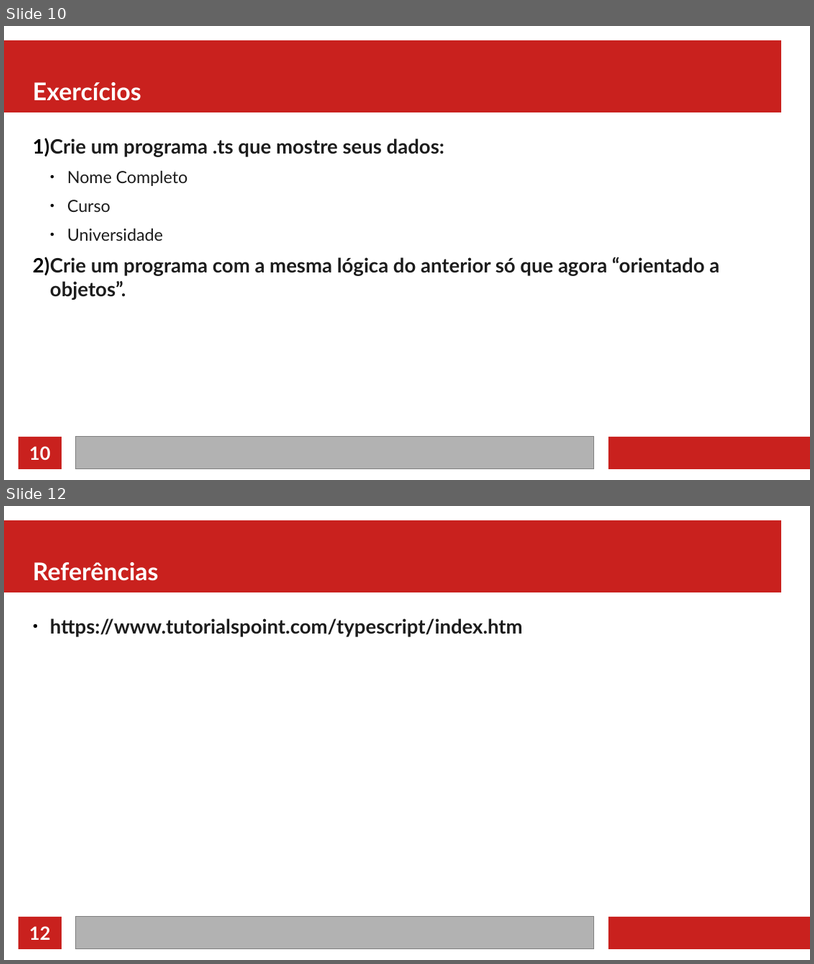
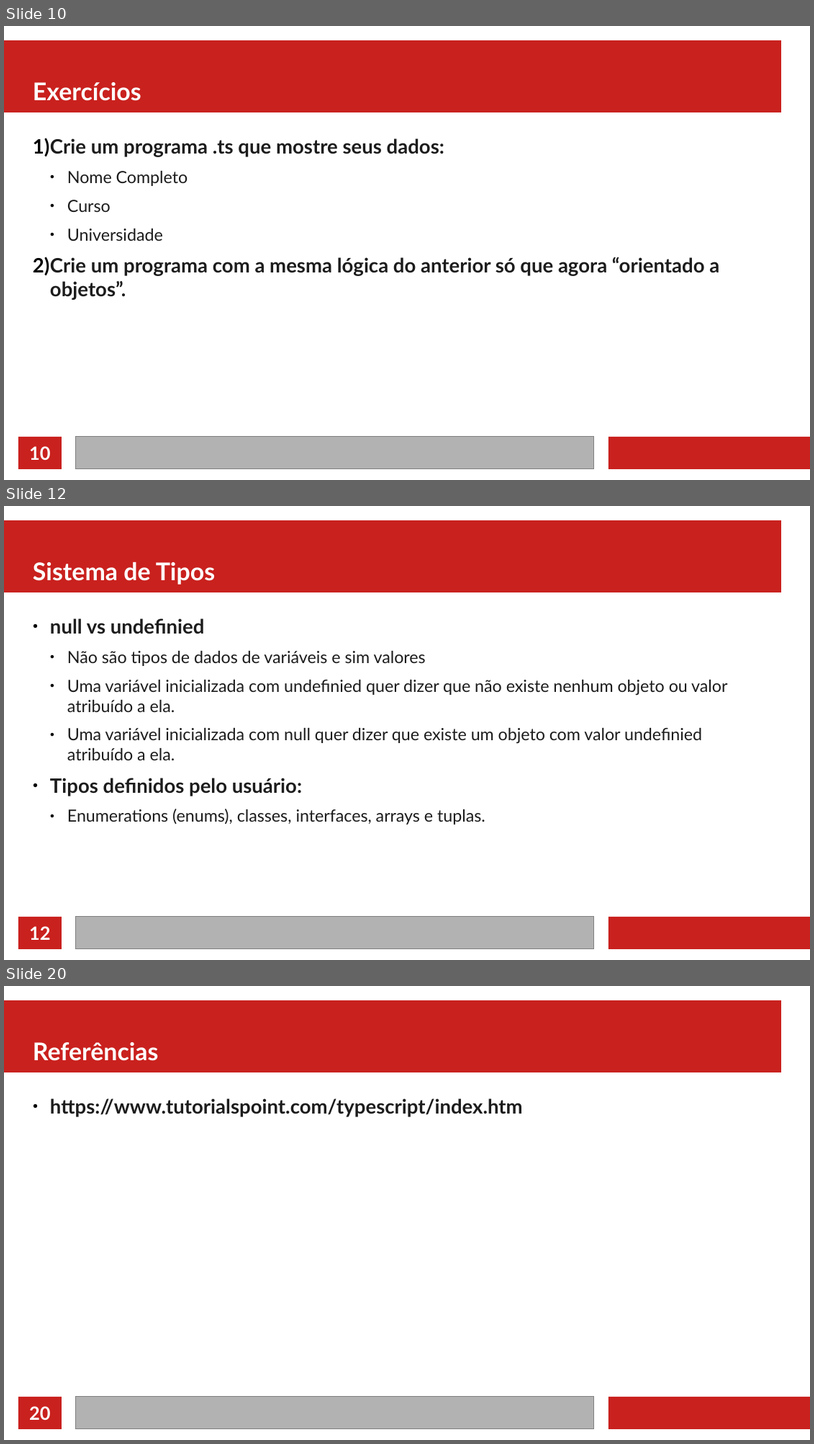
Before and after one commit to jeffersoncarvalho/ufc_2022_1, a slide deck: PD/01 - Introdução.odp. Shown one above the other, each under a label of ours: slides 10 and 12 before the commit, slides 10, 12 and 20 after it; the slides between them are not shown. The pictures are 814x964 and 814x1444 pixels, drawn with LibreOffice and Linux fonts; fonts in the diff are those of the drawing. Boxes give left, top, right and bottom in pixels: in the first picture for what was removed or moved away, otherwise in the second. Text is boxed around its words. In the diff, an @@ line names an element or a change of style, - is before the commit and + after.

```diff
--- a/PD/01 - Introdução.odp
+++ b/PD/01 - Introdução.odp
@@ slide 12 added at [4, 506, 810, 960], background #FFFFFF; not listed: 4 template elements that a slide beside it also shows @@
@@ title added at [33, 562, 215, 584], 24 pt, text #FFFFFF, bold @@
+Sistema de Tipos
@@ text added at [50, 618, 728, 824], 16.5 pt, text #1C1C1C @@
+● null vs undefinied
+  ● Não são tipos de dados de variáveis e sim valores
+  ● Uma variável inicializada com undefinied quer dizer que não existe nenhum objeto ou valor atribuído a ela.
+  ● Uma variável inicializada com null quer dizer que existe um objeto com valor undefinied atribuído a ela.
+● Tipos definidos pelo usuário:
+  ● Enumerations (enums), classes, interfaces, arrays e tuplas.
@@ page number added at [29, 926, 50, 939], 18 pt, text #FFFFFF, bold @@
+12
@@ what was slide 12 is now slide 20 @@
@@ page number at [29, 1406, 50, 1419]: text changed @@
-12
+20
```
Also in this commit, not shown: 8 other slides added, 1 slide removed, 8 other files.
